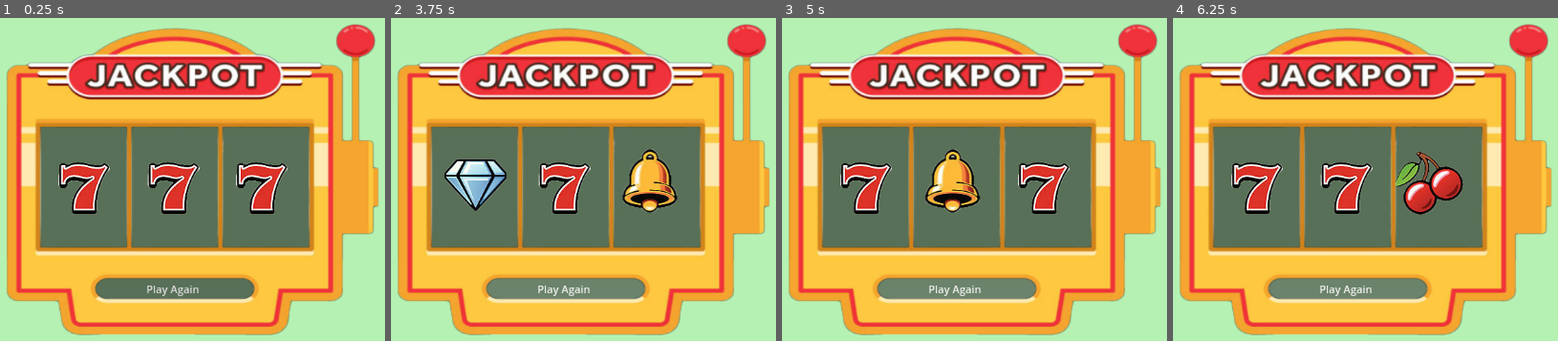
Above: before the commit, frames 1-4 (left to right).
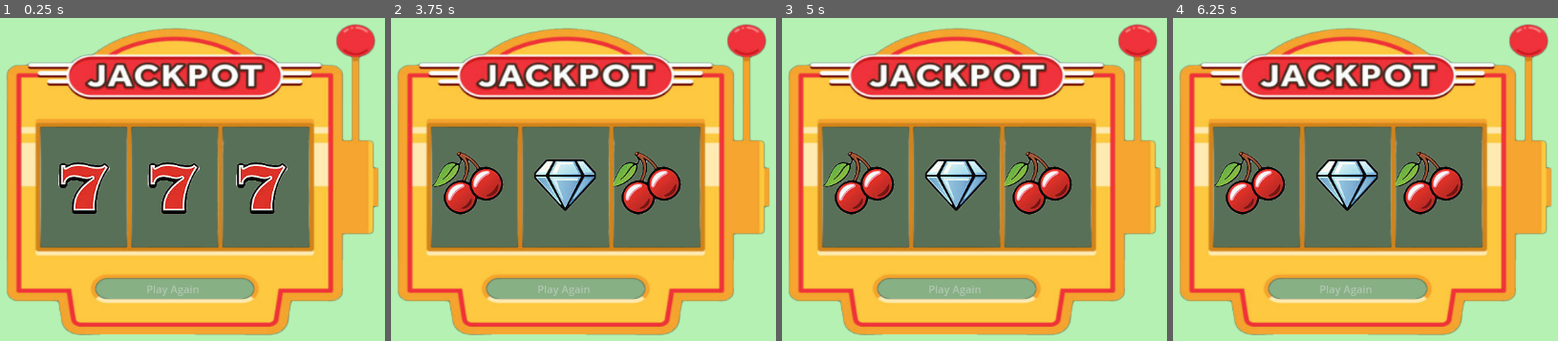
Above: after the commit, the same moments.

Repository: BigHBen/ACM_GameDev_Fall2024
Game: Godot game, scene res://Scenes/slots_game.tscn
Same seed, same stepped clock (60 frames per second), same inputs: the game is played once before the commit and once after it. This scene is started directly instead of the project's main scene.
Inputs (mouse positions are in pixels of both pictures, inside the frame that each line leads up to):
- Up to frame 1 (0.25 s): no input
- Up to frame 2 (3.75 s): click (564, 289) at 0.5 s, where only the run before the commit has a clickable "Play Again"; click (564, 289) at 1.25 s, where only the run before the commit has a clickable "Play Again"; click (564, 289) at 2 s, where only the run before the commit has a clickable "Play Again"; tap Enter at 2.75 s; tap Space at 3.5 s
- Up to frame 3 (5 s): tap Enter at 4.25 s
- Up to frame 4 (6.25 s): tap Space at 5 s; tap Enter at 5.75 s

The runs differ from the first frame. In frame 1, 2.5% of the frame differs, in the area x 24-67%, y 80-87%; in frame 2, 8.8%, in the area x 10-76%, y 40-87%; in frame 3, 8.7%; in frame 4, 6.3%.

Commit message:
Cached Inputs Bug Fixed
Fixed the issue of being able to input while awaiting the slots to complete resulting in multiple inputs happening at the same time.

Diff:
--- a/slots_game.gd
+++ b/slots_game.gd
@@ -6,6 +6,8 @@
 			"res://Assets/random_photos/Cherries.png",
 			"res://Assets/random_photos/Diamond.png",
 			"res://Assets/random_photos/seven.png"]
+@onready var button: Button = $Control/Button
+
 # Called when the node enters the scene tree for the first time.
 func _ready() -> void:
 	Randomized_Pic()
@@ -21,7 +23,9 @@
 	var pic1 = randi_range(0,3)
 	var pic2 = randi_range(0,3)
 	var pic3 = randi_range(0,3)
+	button.disabled = true
 	await get_tree().create_timer(3.0).timeout
+
 	$Control/Panel/HBoxContainer/Slot1.texture = load(slots[pic1])
 	$Control/Panel/HBoxContainer/Slot2.texture = load(slots[pic2])
 	$Control/Panel/HBoxContainer/Slot3.texture = load(slots[pic3])
@@ -40,6 +44,7 @@
 		print("You Win:",win)
 	else:
 		print("You lose")
+	button.disabled = false
 
 
 
